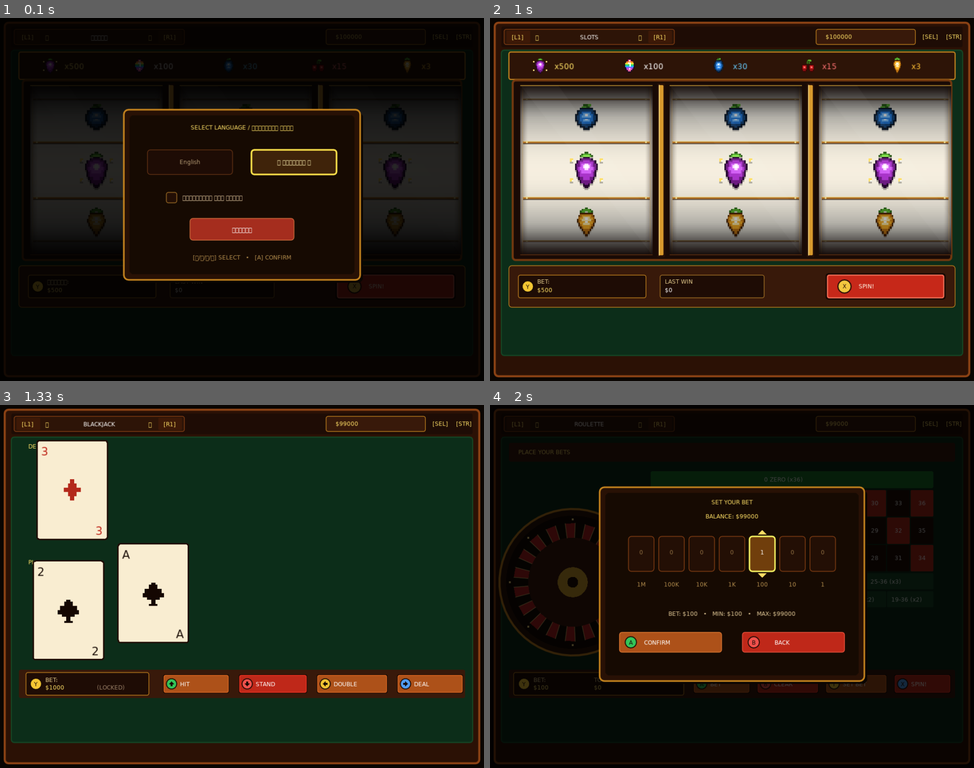
Above: before the commit, frames 1-4 (two rows, left to right).
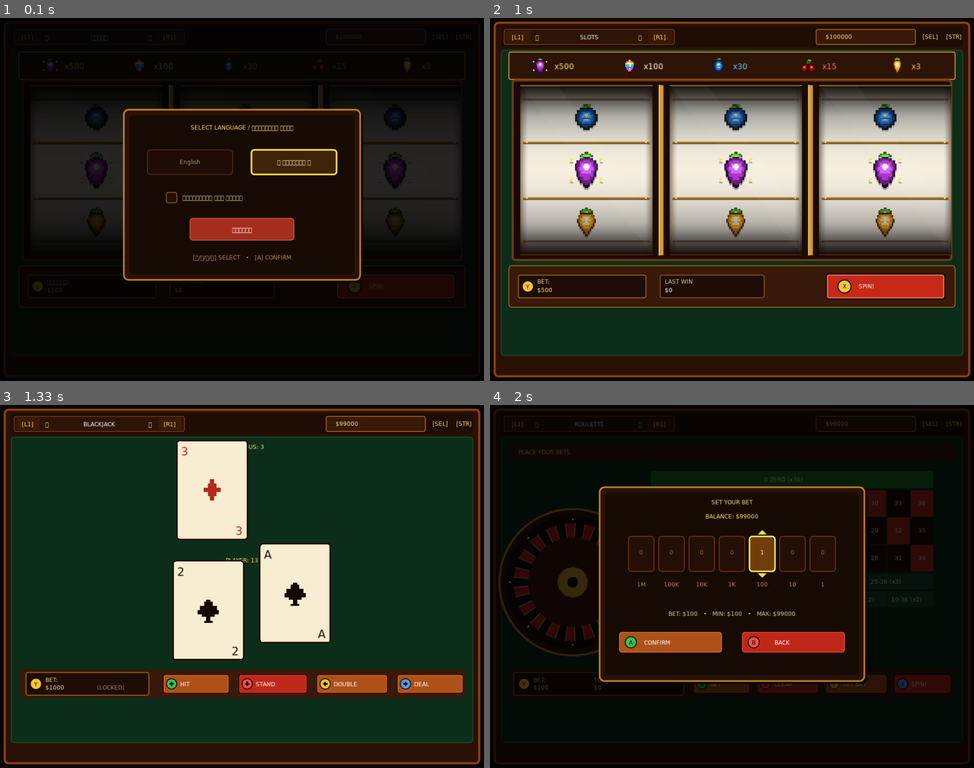
Above: after the commit, the same moments.

Repository: byMr712/SlotGame-PortMaster
Game: LÖVE game, started from casino/main.lua
The game is run twice, just before and just after one commit, with the same random seed, the same clock (stepped at 60 frames per second) and the same inputs.
Inputs:
- Up to frame 1 (0.1 s): no input
- Up to frame 2 (1 s): hold Right 0.33-0.8 s; click "PLAY" at 0.88 s
- Up to frame 3 (1.33 s): tap E at 1.17 s
- Up to frame 4 (2 s): tap E at 1.5 s; tap Y at 1.83 s

Frames 1-2 are identical in both runs. In frame 3, 23% of the frame differs, in the area x 5-69%, y 9-71%; in frame 4, nothing differs.

Commit message:
fix(blackjack): align cards and labels cleanly with vertical offset and horizontal centering

Diff:
--- a/casino/src/games/blackjack.lua
+++ b/casino/src/games/blackjack.lua
@@ -234,17 +234,34 @@
 end
 
 function bj.draw()
-    -- Карты дилера
+    local font = love.graphics.getFont()
+    local cw = 148
+    local gap = 16
+
+    local numDealer = math.max(2, #bj.dealerHand)
+    local dTotalW = numDealer * cw + (numDealer - 1) * gap
+    local dStartX = math.floor((1024 - dTotalW) / 2)
+
+    local numPlayer = math.max(2, #bj.playerHand)
+    local pTotalW = numPlayer * cw + (numPlayer - 1) * gap
+    local pStartX = math.floor((1024 - pTotalW) / 2)
+
+    local dealerCardsY = 105
+    local playerCardsY = 345
+
+    -- 1. Подпись и карты дилера
     love.graphics.setColor(1, 0.88, 0.4)
     local dScore = "--"
     if #bj.dealerHand > 0 then
         dScore = bj.gameOver and tostring(bj.calculateScore(bj.dealerHand)) or (bj.dealerHand[1] and tostring(bj.dealerHand[1].val) or "??")
     end
-    love.graphics.print(string.format("%s: %s", i18n.t("dealer_gus"), dScore), 60, 80)
+    local dStr = string.format("%s: %s", i18n.t("dealer_gus"), dScore)
+    local dtw = font and font:getWidth(dStr) or (#dStr * 8)
+    love.graphics.print(dStr, 512 - dtw / 2, dealerCardsY - 24)
 
     if #bj.dealerHand == 0 then
-        drawEmptyCardSlot(60, 105, "CARD 1")
-        drawEmptyCardSlot(220, 105, "CARD 2")
+        drawEmptyCardSlot(dStartX, dealerCardsY, "CARD 1")
+        drawEmptyCardSlot(dStartX + cw + gap, dealerCardsY, "CARD 2")
     else
         for i, c in ipairs(bj.dealerHand) do
             local anim = c.anim or 1
@@ -253,35 +270,36 @@
                 local ease = 1 - math.pow(1 - p, 3)
                 local yOff = (1 - ease) * -65
                 local xOff = (1 - ease) * 35
-                drawCard(c, 60 + (i - 1) * 160 + xOff, 105 + yOff, (i == 2 and not bj.gameOver))
+                drawCard(c, dStartX + (i - 1) * (cw + gap) + xOff, dealerCardsY + yOff, (i == 2 and not bj.gameOver))
             end
         end
     end
 
-    -- Результат раздачи (появляется только после завершения руки, без подсказок кнопок)
+    -- 2. Результат раздачи (появляется только после завершения руки)
     if bj.gameOver and #bj.playerHand > 0 and bj.statusText ~= "" then
         love.graphics.setColor(0.18, 0.08, 0.03, 0.95)
-        local font = love.graphics.getFont()
         local tw = font and font:getWidth(bj.statusText) or (#bj.statusText * 8)
         local pw = math.max(260, tw + 48)
         local px = 512 - pw / 2
-        love.graphics.rectangle("fill", px, 320, pw, 38, 6)
+        love.graphics.rectangle("fill", px, 316, pw, 26, 5)
         love.graphics.setColor(0.78, 0.52, 0.12)
         love.graphics.setLineWidth(2)
-        love.graphics.rectangle("line", px, 320, pw, 38, 6)
+        love.graphics.rectangle("line", px, 316, pw, 26, 5)
         love.graphics.setLineWidth(1)
         love.graphics.setColor(1, 0.88, 0.4)
-        love.graphics.print(bj.statusText, 512 - tw / 2, 332)
-    end
-
-    -- Карты игрока
+        love.graphics.print(bj.statusText, 512 - tw / 2, 321)
+    end
+
+    -- 3. Подпись и карты игрока
     love.graphics.setColor(1, 0.88, 0.4)
     local pScore = #bj.playerHand > 0 and tostring(bj.calculateScore(bj.playerHand)) or "--"
-    love.graphics.print(string.format("%s: %s", i18n.t("player"), pScore), 60, 325)
+    local pStr = string.format("%s: %s", i18n.t("player"), pScore)
+    local ptw = font and font:getWidth(pStr) or (#pStr * 8)
+    love.graphics.print(pStr, 512 - ptw / 2, playerCardsY - 24)
 
     if #bj.playerHand == 0 then
-        drawEmptyCardSlot(60, 345, "CARD 1")
-        drawEmptyCardSlot(220, 345, "CARD 2")
+        drawEmptyCardSlot(pStartX, playerCardsY, "CARD 1")
+        drawEmptyCardSlot(pStartX + cw + gap, playerCardsY, "CARD 2")
     else
         for i, c in ipairs(bj.playerHand) do
             local anim = c.anim or 1
@@ -290,7 +308,7 @@
                 local ease = 1 - math.pow(1 - p, 3)
                 local yOff = (1 - ease) * -65
                 local xOff = (1 - ease) * 35
-                drawCard(c, 60 + (i - 1) * 160 + xOff, 345 + yOff, false)
+                drawCard(c, pStartX + (i - 1) * (cw + gap) + xOff, playerCardsY + yOff, false)
             end
         end
     end
